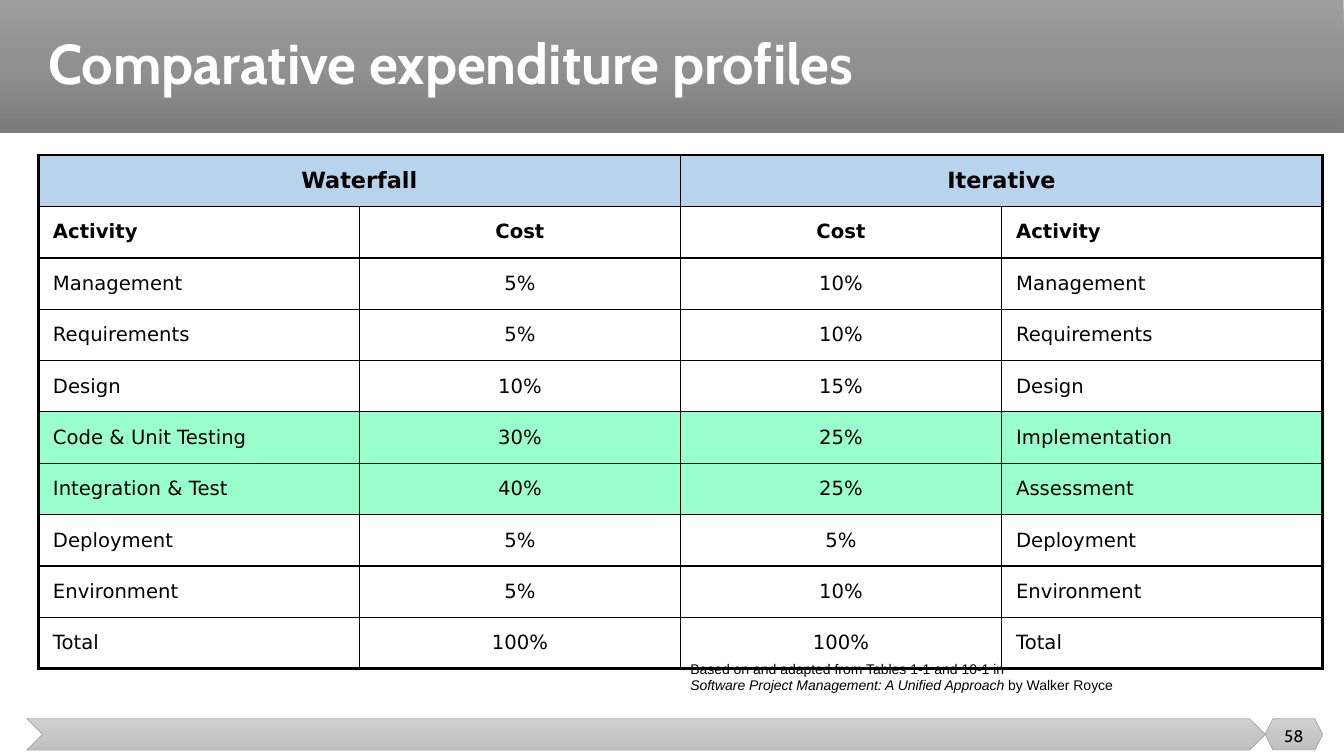
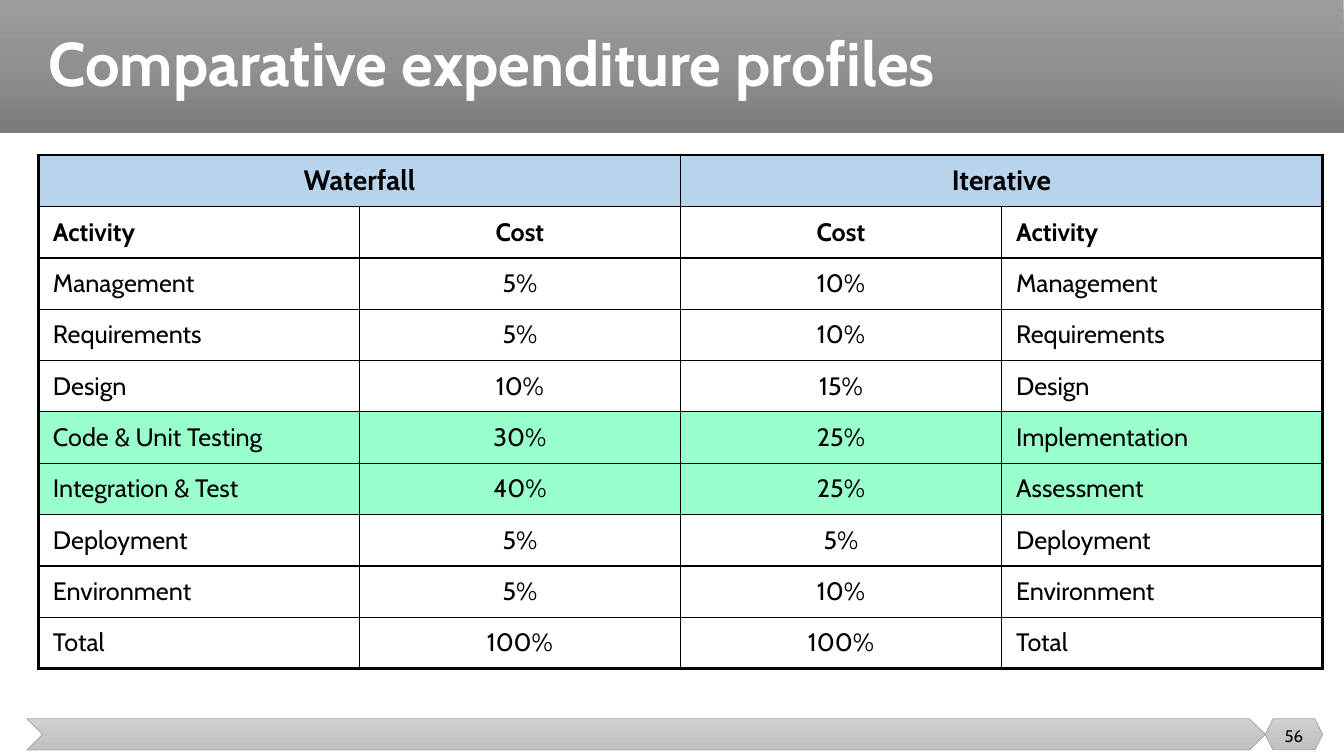
Before and after one commit to malenezi/malenezi, a slide deck: slide 56 of SE423/Lectures/2-SE Context/Project Management and SE Context.pptx (slide 58 before the commit). Drawn at 1344x756 pixels with LibreOffice and Linux fonts; fonts in the diff are those of the drawing. Boxes give left, top, right and bottom in pixels: in the first picture for what was removed or moved away, otherwise in the second. Text is boxed around its words. In the diff, an @@ line names an element or a change of style, - is before the commit and + after.

```diff
--- a/SE423/Lectures/2-SE Context/Project Management and SE Context.pptx
+++ b/SE423/Lectures/2-SE Context/Project Management and SE Context.pptx
@@ title "Comparative expenditure profiles" at [48, 40, 935, 100]: size 40 to 44 pt @@
@@ table at [38, 155, 1325, 669] @@
@@ size 16 to 20 pt in "Waterfall", "Iterative" @@
@@ font DejaVu Sans to Cabin, size 14 to 18 pt @@
@@ text removed at [690, 662, 1113, 693] @@
-Based on and adapted from Tables 1-1 and 10-1 in
-Software Project Management: A Unified Approach by Walker Royce
@@ page number at [1285, 730, 1304, 742]: text changed @@
-58
+56
```
Also in this commit, not shown: 56 other slides changed, 1 slide added, 15 slides removed, 7 other files.
